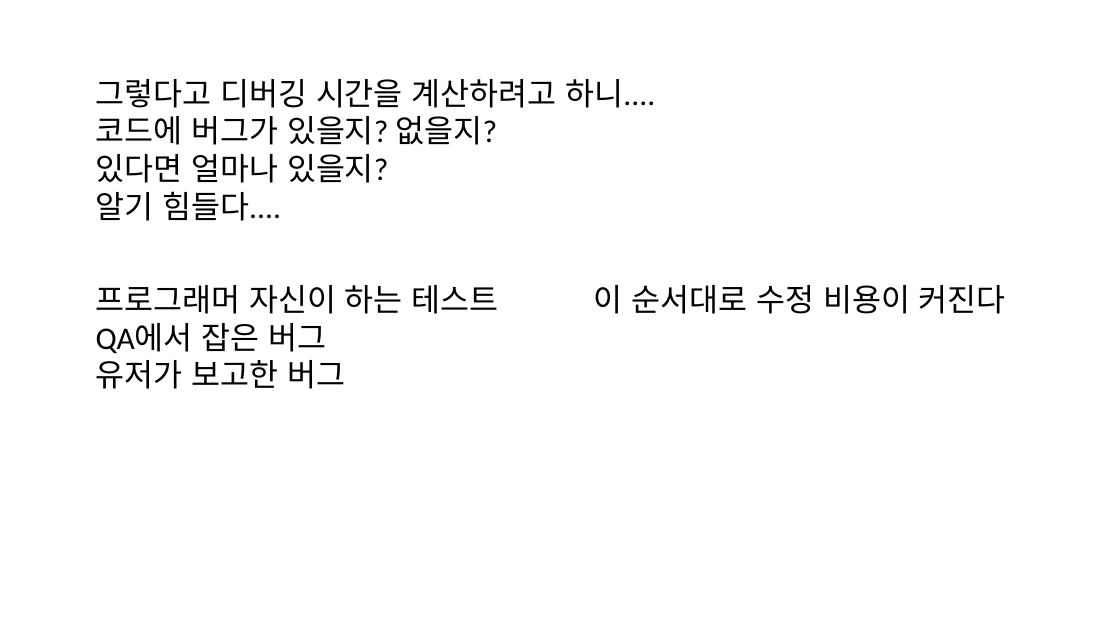
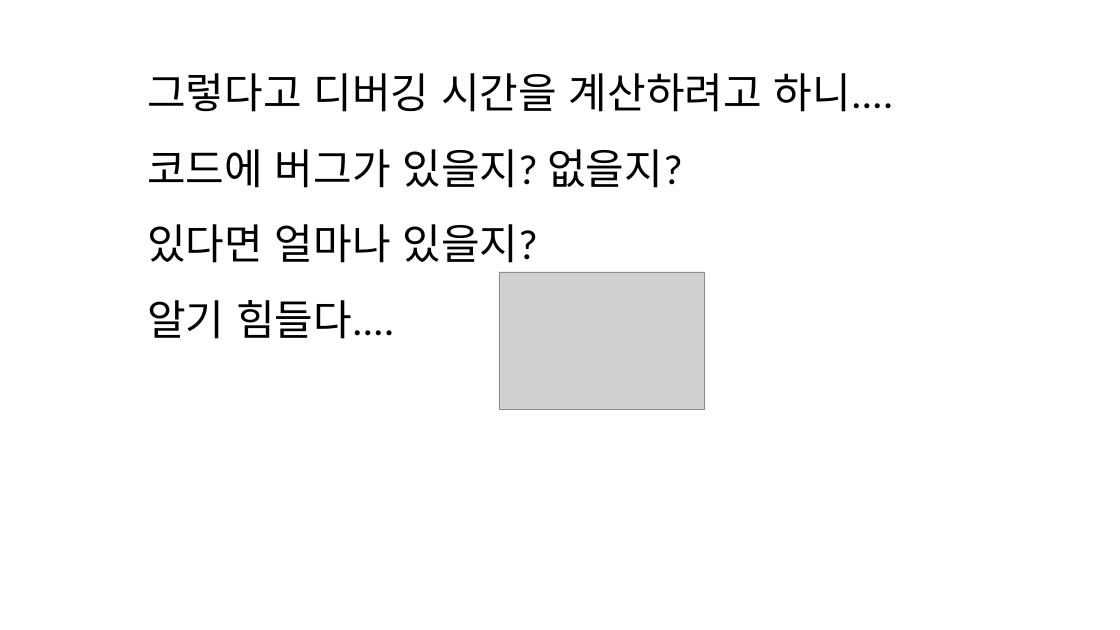
Before and after one commit to jacking75/conf_cpp_korea_2018-08, a slide deck: slide 8 of [C++ Korea 4th Seminar]Visual Cpp에서 유닛 테스트 하기.pptx (slide 5 before the commit). Drawn at 1120x630 pixels with LibreOffice and Linux fonts; fonts in the diff are those of the drawing; grey boxes stand for pictures. Boxes give left, top, right and bottom in pixels: in the first picture for what was removed or moved away, otherwise in the second. Text is boxed around its words. In the diff, an @@ line names an element or a change of style, - is before the commit and + after.

```diff
--- a/[C++ Korea 4th Seminar]Visual Cpp에서 유닛 테스트 하기.pptx
+++ b/[C++ Korea 4th Seminar]Visual Cpp에서 유닛 테스트 하기.pptx
@@ text "그렇다고 디버깅 시간을 계산하려고 하니....": place and size @@
-text "그렇다고 디버깅 시간을 계산하려고 하니...." at bbox=[96, 79, 655, 221]
+text "그렇다고 디버깅 시간을 계산하려고 하니...." at bbox=[147, 73, 894, 339]
@@ text "그렇다고 디버깅 시간을 계산하려고 하니...." at bbox=[147, 73, 894, 339]: size 54 to 72 pt; line spacing 1 to 1.5 @@
@@ text removed at bbox=[96, 285, 499, 389] @@
-프로그래머 자신이 하는 테스트
-QA에서 잡은 버그
-유저가 보고한 버그
@@ picture added at bbox=[499, 272, 704, 409] @@
@@ text removed at bbox=[594, 285, 1006, 314] @@
-이 순서대로 수정 비용이 커진다
```
Also in this commit, not shown: 15 other slides changed, 13 slides added, 7 slides removed.
